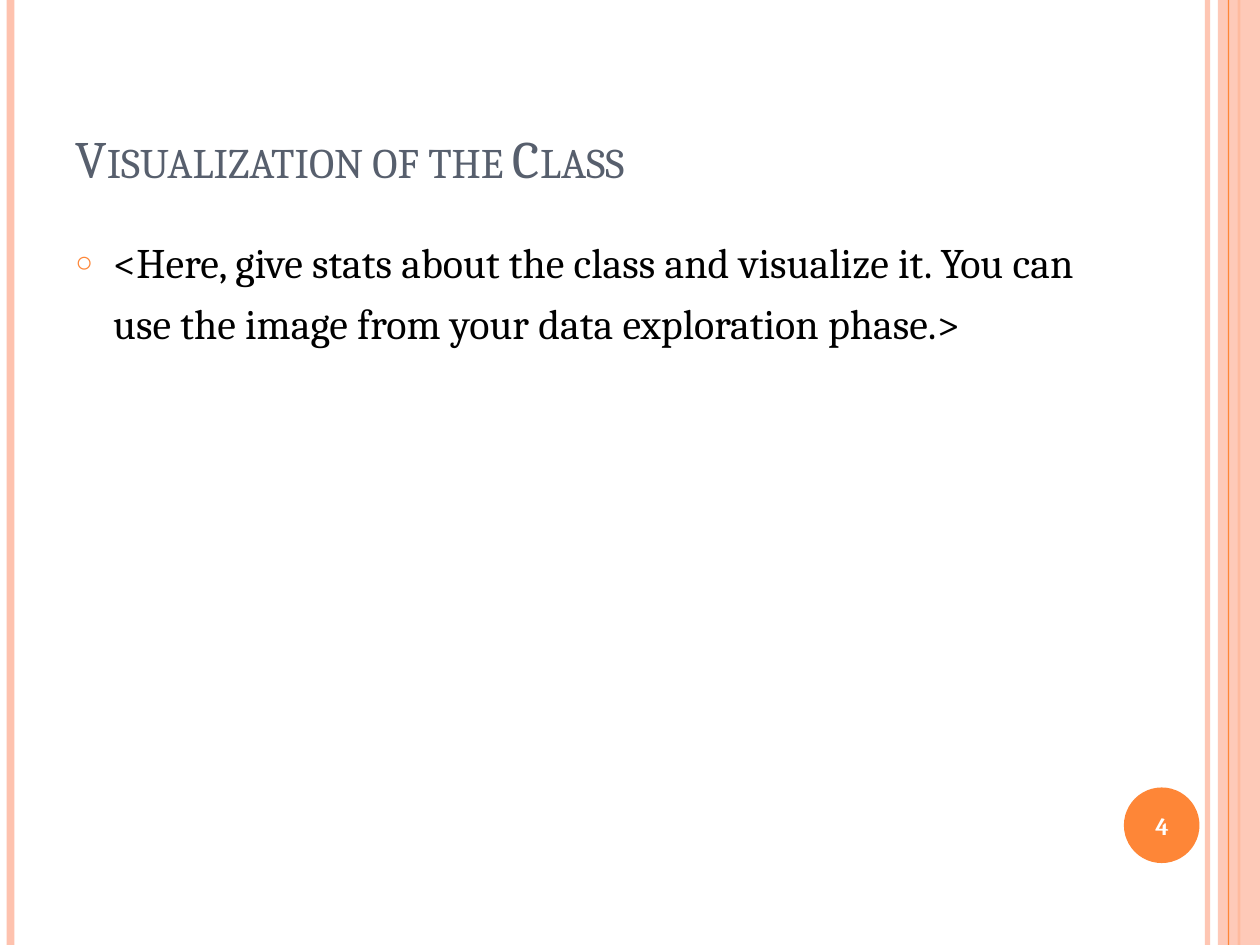
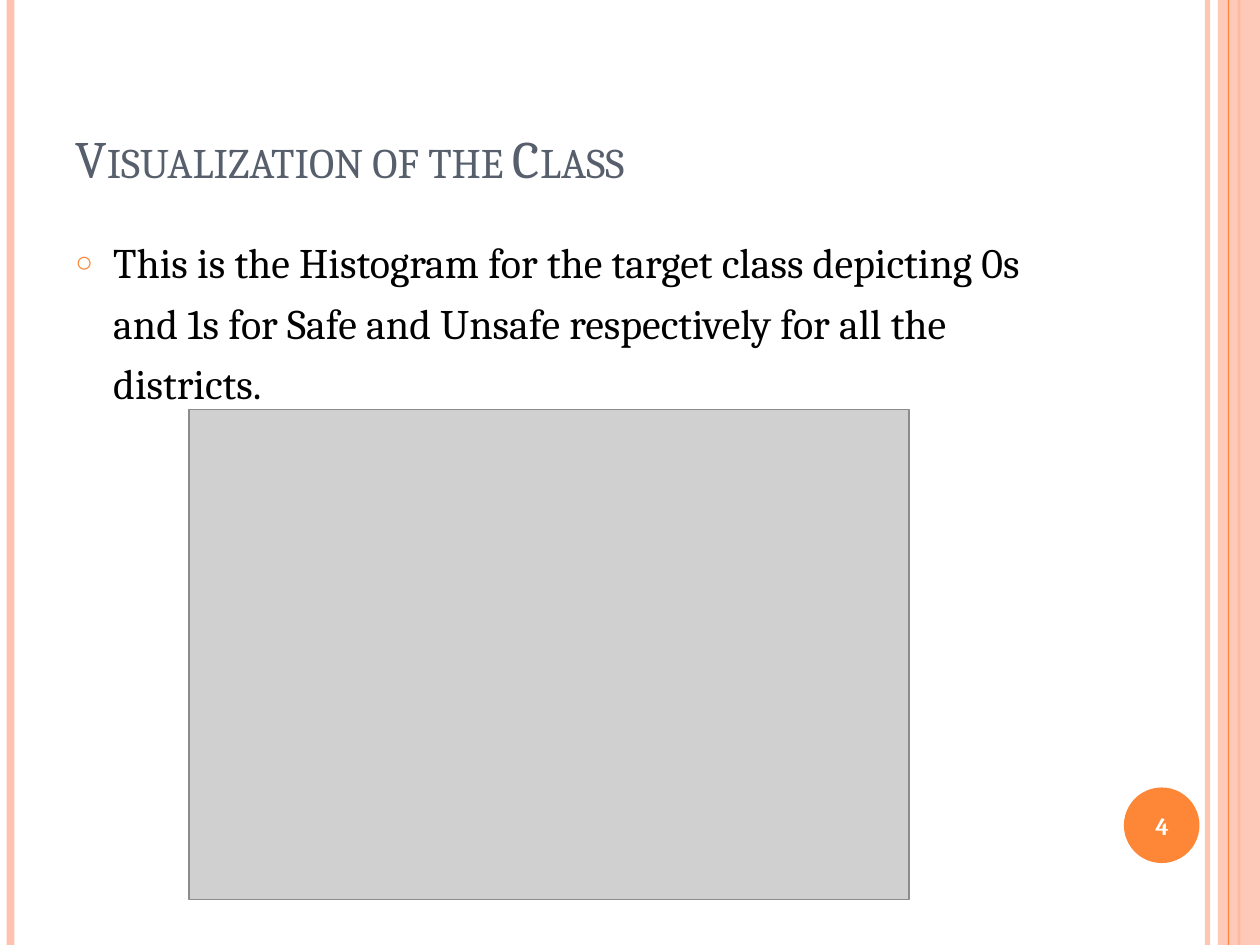
Before and after one commit to zee1159/Safe-Area-Prediction-Machine-Learning-Project, a slide deck: slide 4 of project-presentation-template.pptx. Drawn at 1260x945 pixels with LibreOffice and Linux fonts; fonts in the diff are those of the drawing; grey boxes stand for pictures. Boxes give left, top, right and bottom in pixels: in the first picture for what was removed or moved away, otherwise in the second. Text is boxed around its words. In the diff, an @@ line names an element or a change of style, - is before the commit and + after.

```diff
--- a/project-presentation-template.pptx
+++ b/project-presentation-template.pptx
@@ text at <box>113,248,1019,410</box>: text changed @@
-○ <Here, give stats about the class and visualize it. You can use the image from your data exploration phase.>
+○ This is the Histogram for the target class depicting 0s and 1s for Safe and Unsafe respectively for all the districts.
@@ picture added at <box>189,410,910,900</box> @@
```
Also in this commit, not shown: 4 other slides changed, 1 slide added, 2 other files.
